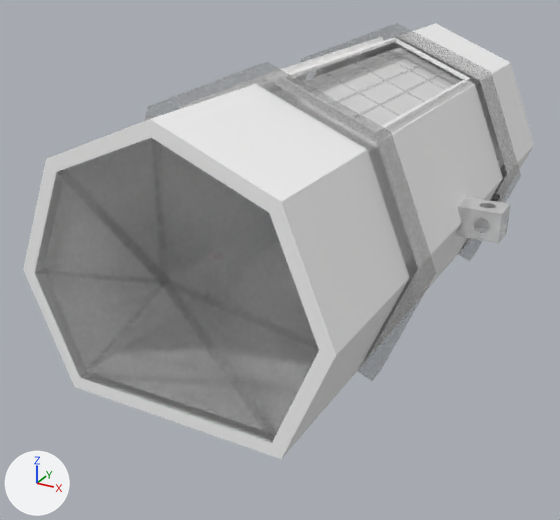
Renders of the FBX model Assets/Model Stuff/spaceship.fbx from each side of a commit.
Rendered twice from a 50 mm camera at (7.72, -18.15, 9.8) aimed at (-0.85, -2.57, 2.01). Arrows for +X, +Y and +Z are at lower left; the lights stay in place. Where no turn or scale is listed for an object, it has been applied to the vertices. Vertices at the same position are counted once.

The scene before the commit, as lines of its bpy script (objects in view):
```python
me_cube = bpy.data.meshes.new('Cube')
me_cube.from_pydata(...)  # 1385 vertices, 1174 faces; spans x -4.7..4.7, y -8.5..7.4, z -3.3..3.7
# faces by material slot: [2, 1128, 44]
me_cube.materials.append(mat_lightingmaterial)  # white #e7e7e7
me_cube.materials.append(mat_spaceshipmaterial)
me_cube.materials.append(mat_windshieldmaterial)
ob_cube = bpy.data.objects.new('Cube', me_cube)
ob_cube.location = (0.0, 0.0, 3.5)
```
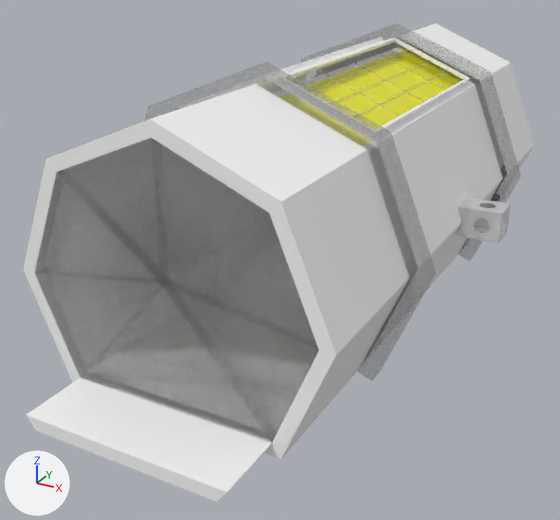
Location of each change, (x1, y1, x2, y2) in pixels of the pictures (560 x 520 px; the box of a moved part takes in the faces that stretch with it):
'Cube', reshaped (10% taller): before (23, 23, 534, 459); after (23, 23, 534, 502)
part 1 of me_cube, moved or reshaped: before (45, 43, 480, 371); after (26, 241, 309, 502)
part 2 of me_cube, surface changed: (86, 375, 259, 436) in both
part 3 of me_cube, recoloured: (279, 46, 476, 147) in both

What changed in the scene script:
```text
Change me_cube:
    used by ob_cube; location = (0.0, 0.0, 3.5)
    remove me_cube.from_pydata(...)  # 1385 vertices, 1174 faces; spans x -4.7..4.7, y -8.5..7.4, z -3.3..3.7
    remove me_cube.materials.append(mat_lightingmaterial)  # white #e7e7e7
    add me_cube.from_pydata(...)  # 1378 vertices, 1179 faces; spans x -4.7..4.7, y -9.9..7.4, z -3.3..3.7
    me_cube part 1: 187 vertices moved from x -1.7..1.4, y -4.5..4.8, z -2.1..-0.9 to x -2.1..2.1, y -4.5..4.9, z -2.1..-0.3; 207 vertices removed from x -2.2..2.0, y -8.0..5.3, z -1.2..3.0; 200 vertices added at x -2.2..2.2, y -9.9..4.6, z -2.4..-0.6
    me_cube part 2: 6 kept faces spanning x -2.4..2.2, y -8.4..5.3, z -2.4..3.0 get new texture (UV) coordinates
    me_cube part 3: 1 face spanning x 0.2..2.0, y -8.0..5.3, z 2.2..3.0 switches from mat_lightingmaterial (white #e7e7e7) to mat_spaceshipmaterial
```
